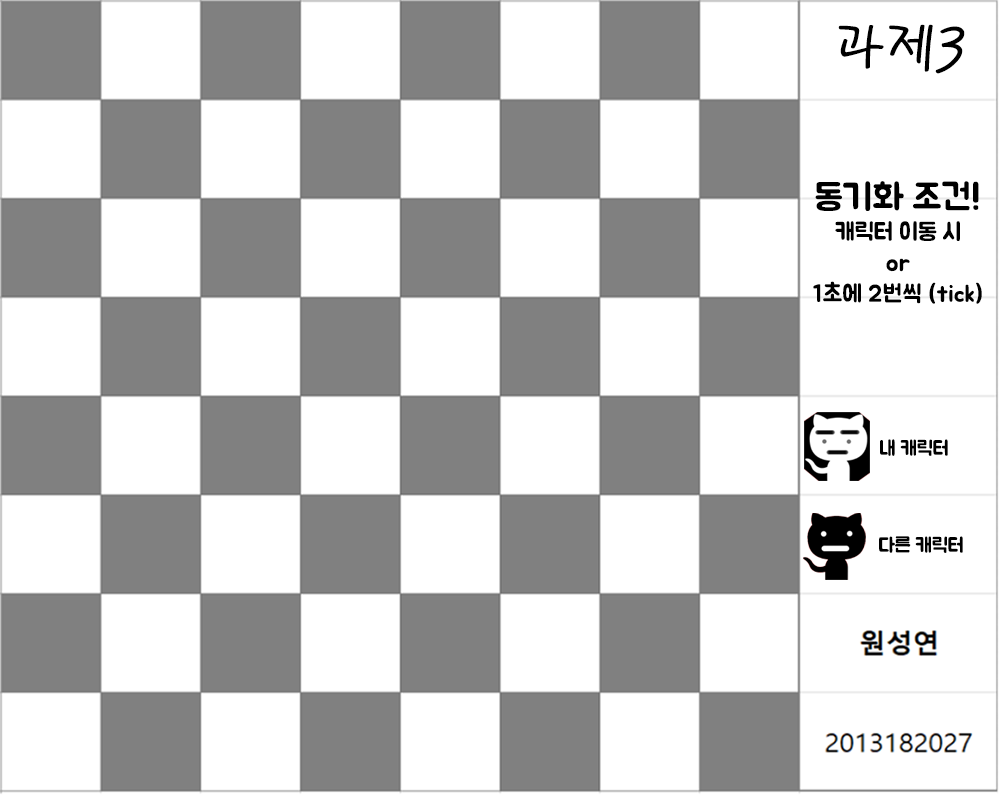
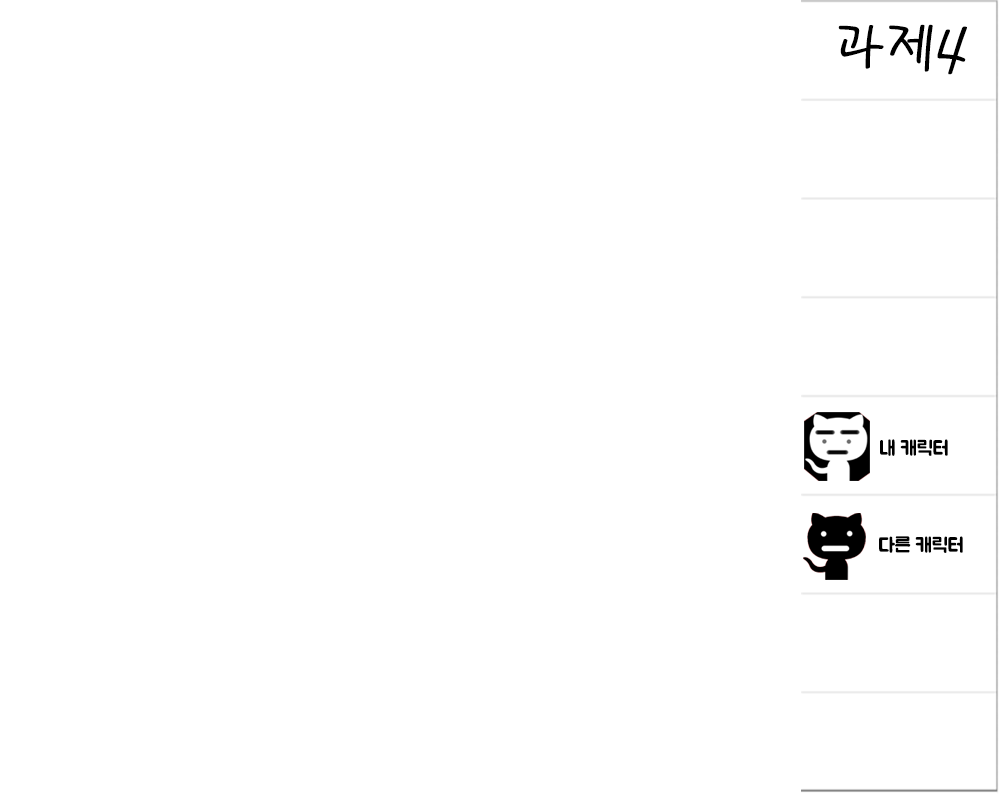
Comparing the layer stacks of the two 1000x800 images. Changes:
hid "or" over [886, 258, 910, 272]
hid "캐릭터 이동 시" over [835, 221, 960, 241]
hid "1초에 2번씩 (tick)" over [813, 281, 982, 304]
hid "동기화 조건!" over [815, 181, 979, 211]
renamed "과제3" to "과제4", painted on it over [935, 26, 967, 75]
added layer "레이어 3 사본" above "레이어 3" over [813, 26, 982, 753]
hid "레이어 3" over [0, 0, 982, 795]
hid "레이어 2" over [0, 0, 982, 795]
